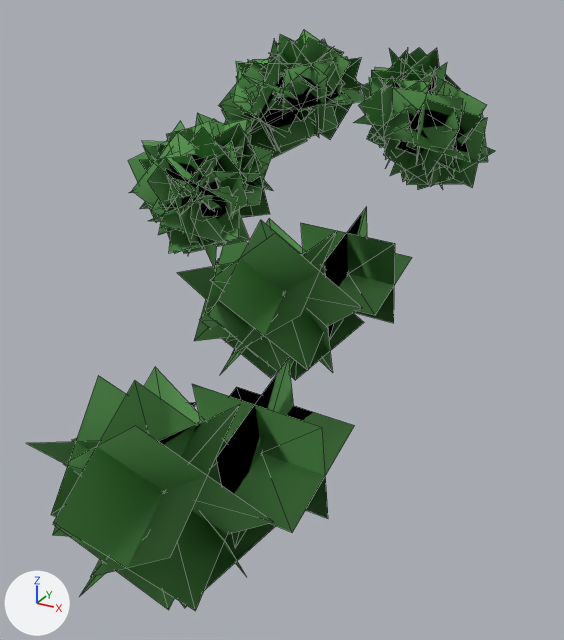
Before and after pictures for a commit that changed the Blender file Data/Chris/Sappling.blend.
The view is the same before and after, from a 50 mm camera at (0.421, -0.674, 0.785) aimed at (0.062, -0.021, 0.459). Arrows for +X, +Y and +Z are at lower left; the lights stay in place. Mesh edges are drawn as thin lines. The same objects are shown in both versions, whatever each file hides.

The first picture shows 'Leaves'.
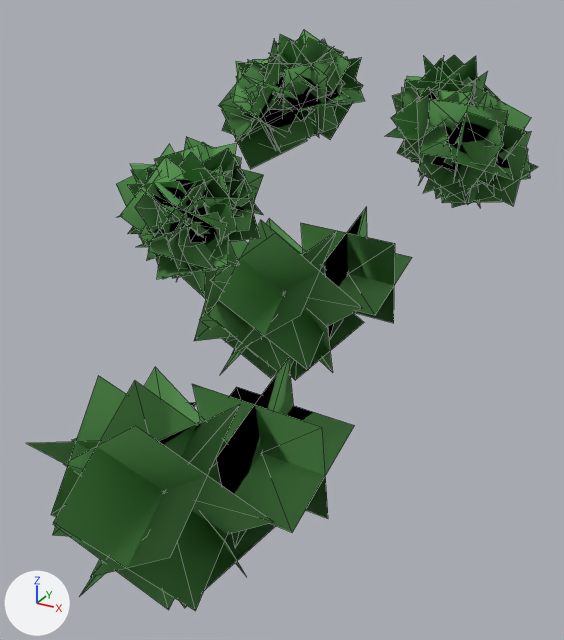
Commit message: Sappling Modell Adjusted

Boxes (x1, y1, x2, y2) around the edits, measured in the pictures (564 x 640 px; the box of a moved part takes in the faces that stretch with it):
'Leaves', reshaped (9% wider)
    before: (26, 30, 495, 611)
    after: (26, 30, 538, 611)
part 1 of me_mesh, moved or reshaped
    before: (474, 118, 487, 132)
    after: (518, 131, 531, 147)
part 2 of me_mesh, moved or reshaped
    before: (422, 114, 488, 169)
    after: (459, 130, 530, 186)
part 3 of me_mesh, moved or reshaped
    before: (406, 80, 458, 149)
    after: (444, 91, 499, 166)
part 4 of me_mesh, moved or reshaped
    before: (434, 78, 487, 169)
    after: (468, 83, 531, 186)
part 5 of me_mesh, moved or reshaped
    before: (407, 63, 447, 91)
    after: (444, 72, 487, 102)
part 6 of me_mesh, moved or reshaped
    before: (424, 68, 433, 75)
    after: (462, 77, 472, 85)
part 7 of me_mesh, moved or reshaped
    before: (401, 59, 435, 94)
    after: (436, 67, 475, 106)
part 8 of me_mesh, moved or reshaped
    before: (410, 48, 460, 89)
    after: (445, 55, 500, 100)
part 9 of me_mesh, moved or reshaped
    before: (389, 49, 402, 70)
    after: (423, 56, 438, 80)
part 10 of me_mesh, moved or reshaped
    before: (383, 48, 439, 90)
    after: (416, 56, 477, 103)
part 11 of me_mesh, moved or reshaped
    before: (406, 170, 463, 185)
    after: (441, 187, 502, 203)
part 12 of me_mesh, moved or reshaped
    before: (418, 161, 454, 190)
    after: (452, 179, 495, 208)
part 13 of me_mesh, moved or reshaped
    before: (401, 171, 406, 181)
    after: (434, 188, 442, 199)
part 14 of me_mesh, moved or reshaped
    before: (404, 166, 443, 180)
    after: (439, 182, 482, 198)
part 15 of me_mesh, moved or reshaped
    before: (128, 113, 274, 270)
    after: (116, 137, 263, 295)
part 16 of me_mesh, moved or reshaped
    before: (354, 49, 495, 188)
    after: (386, 59, 538, 206)

The change, as a list of edits to the scene's bpy script:
```text
Change me_mesh:
    used by ob_leaves; parent = ob_sappling_base; location = (0.0, 0.0, 0.0); rotation_euler = (1.571, 0.0, 0.0), in degrees (90, 0, 0); scale = (0.00396, 0.00396, 0.00396)
    remove me_mesh.from_pydata(...)  # 864 vertices, 432 faces; spans x -41.1..54.5, y 50.0..186.8, z -65.6..76.3
    add me_mesh.from_pydata(...)  # 864 vertices, 432 faces; spans x -41.1..68.4, y 50.0..186.8, z -65.6..76.3
    me_mesh part 1: the loose piece of 4 vertices spanning x 33.0..52.9, y 152.6..164.9, z -51.6..-31.4 is moved by (13.9, -0.5, 11.8)
    me_mesh part 2: the loose piece of 4 vertices spanning x 32.2..53.7, y 150.6..166.9, z -49.0..-33.9 is moved by (13.9, -0.5, 11.8)
    me_mesh part 3: the loose piece of 4 vertices spanning x 36.2..45.4, y 152.2..174.7, z -47.0..-24.4 is moved by (13.9, -0.5, 11.8)
    me_mesh part 4: the loose piece of 4 vertices spanning x 28.5..53.0, y 152.0..174.9, z -40.2..-31.1 is moved by (13.9, -0.5, 11.8)
    me_mesh part 5: the loose piece of 4 vertices spanning x 27.0..40.8, y 158.9..178.1, z -50.2..-27.2 is moved by (13.9, -0.5, 11.8)
    me_mesh part 6: the loose piece of 4 vertices spanning x 22.6..45.2, y 159.7..177.2, z -46.5..-30.9 is moved by (13.9, -0.5, 11.8)
    me_mesh part 7: the loose piece of 4 vertices spanning x 25.1..42.7, y 158.1..178.8, z -46.6..-30.8 is moved by (13.9, -0.5, 11.8)
    me_mesh part 8: the loose piece of 4 vertices spanning x 17.1..42.5, y 160.2..180.3, z -52.1..-36.2 is moved by (13.9, -0.5, 11.8)
    me_mesh part 9: the loose piece of 4 vertices spanning x 21.4..38.3, y 159.6..180.9, z -53.9..-34.4 is moved by (13.9, -0.5, 11.8)
    me_mesh part 10: the loose piece of 4 vertices spanning x 23.1..36.5, y 159.4..181.2, z -56.3..-32.0 is moved by (13.9, -0.5, 11.8)
    me_mesh part 11: the loose piece of 4 vertices spanning x 30.3..46.6, y 145.3..163.6, z -49.6..-30.0 is moved by (13.9, -0.5, 11.8)
    me_mesh part 12: the loose piece of 4 vertices spanning x 29.5..47.5, y 142.5..166.4, z -47.8..-31.8 is moved by (13.9, -0.5, 11.8)
    me_mesh part 13: the loose piece of 4 vertices spanning x 29.7..43.3, y 144.6..165.2, z -50.3..-31.1 is moved by (13.9, -0.5, 11.8)
    me_mesh part 14: the loose piece of 4 vertices spanning x 24.2..48.8, y 147.9..162.0, z -50.8..-30.6 is moved by (13.9, -0.5, 11.8)
    me_mesh part 15: 240 of the vertices in x -15.2..19.5, y 137.0..170.2, z 3.4..39.5 are moved by (0.2, -4.5, 5.1)
    me_mesh part 16: 144 of the vertices in x 16.2..54.5, y 145.8..181.2, z -56.2..-17.8 are moved by (13.9, -0.5, 11.8)
```
